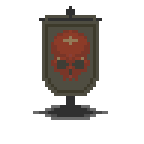
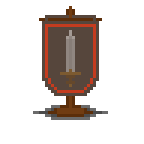
Two versions of the same layered image (144x144). Layer-by-layer changes:
added group "Current" with 4 layers above "Complete" over [39, 6, 102, 117]
added layer "skull_small_blood copy" (1st of 3, in "Current") in group "Current" over [39, 6, 102, 117]
hid "skull_small_blood copy" (3rd of 3, in "Enemy"), moved it into group "Enemy", painted on it over [39, 6, 102, 117]
